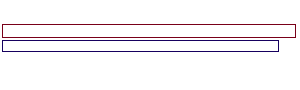
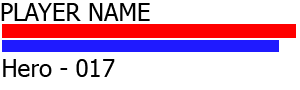
Layers edited between the first and the second 300 x 90 image:
showed "Hero - 017" over [3, 59, 115, 77]
showed "PLAYER NAME" over [1, 3, 150, 21]
hid "Calque 3" over [2, 24, 296, 38]
showed "Calque 2" over [2, 24, 296, 38]
hid "Calque 5" over [2, 40, 279, 52]
showed "Calque 1" over [2, 40, 279, 52]
